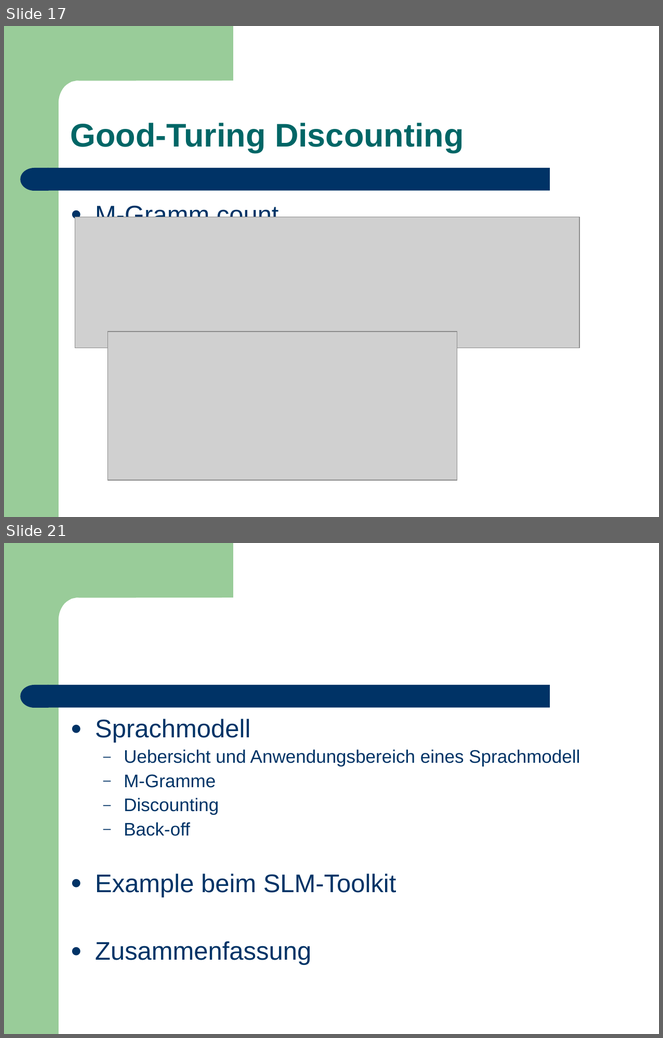
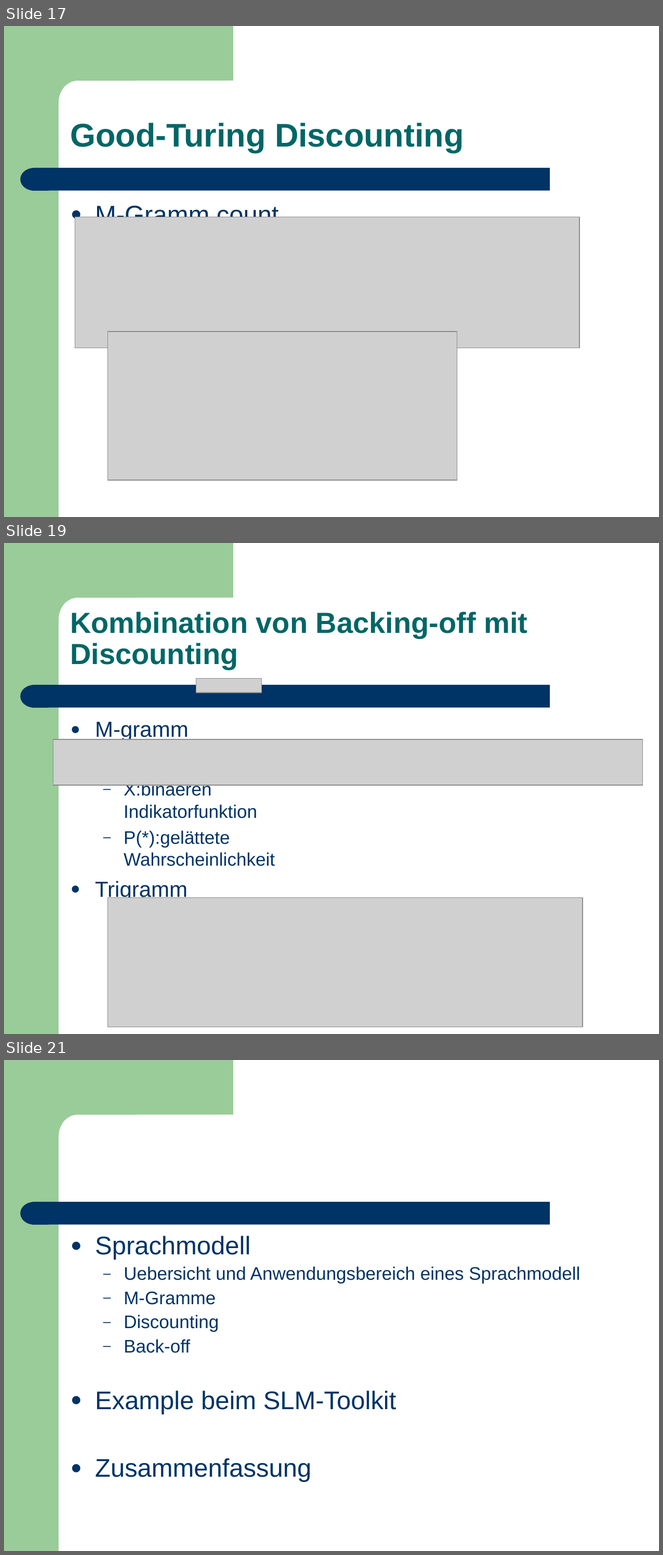
Before and after one commit to leonard117/arbeittet, a slide deck: ARS/doc/Training_Sprachmodell.ppt. Shown one above the other, each under a label of ours: slides 17 and 21 before the commit, slides 17, 19 and 21 after it; the slides between them are not shown. The pictures are 663x1038 and 663x1555 pixels, drawn with LibreOffice and Linux fonts; fonts in the diff are those of the drawing; grey boxes stand for pictures. Boxes give left, top, right and bottom in pixels: in the first picture for what was removed or moved away, otherwise in the second. Text is boxed around its words. In the diff, an @@ line names an element or a change of style, - is before the commit and + after.

```diff
--- a/ARS/doc/Training_Sprachmodell.ppt
+++ b/ARS/doc/Training_Sprachmodell.ppt
@@ slide 19 added at box(4, 543, 659, 1034), background #FFFFFF; not listed: 4 template elements that a slide beside it also shows @@
@@ text added at box(70, 612, 528, 670), 32 pt, text #006666, bold @@
+Kombination von Backing-off mit Discounting
@@ picture added at box(196, 679, 261, 693) @@
@@ text added at box(95, 722, 275, 901), 20 pt, text #003366 @@
+● M-gramm
+  – X:binaeren Indikatorfunktion
+  – P(*):gelättete Wahrscheinlichkeit
+● Trigramm
@@ picture added at box(53, 740, 643, 785) @@
@@ picture added at box(107, 898, 583, 1028) @@
```
Also in this commit, not shown: 1 slide changed, 1 slide removed.
